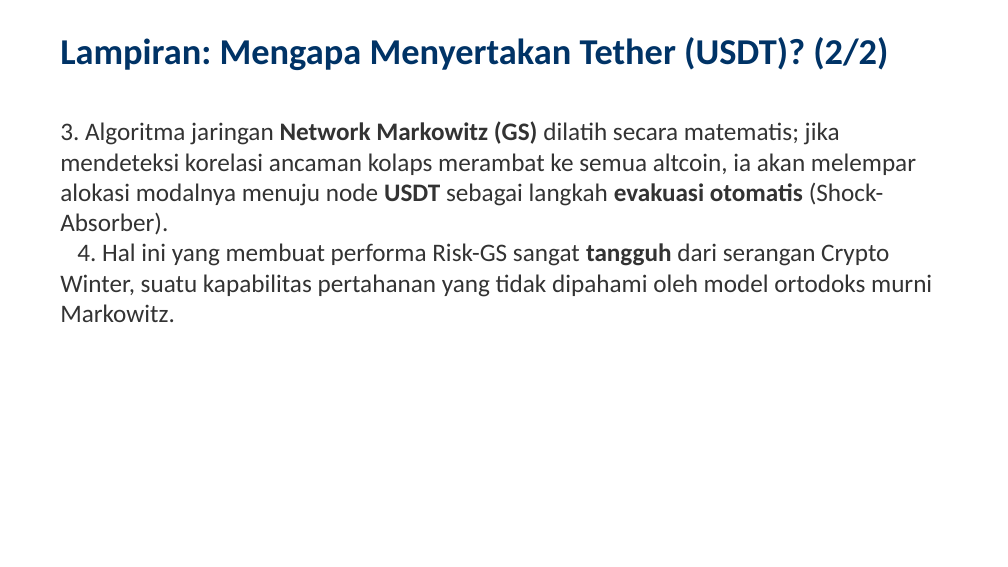
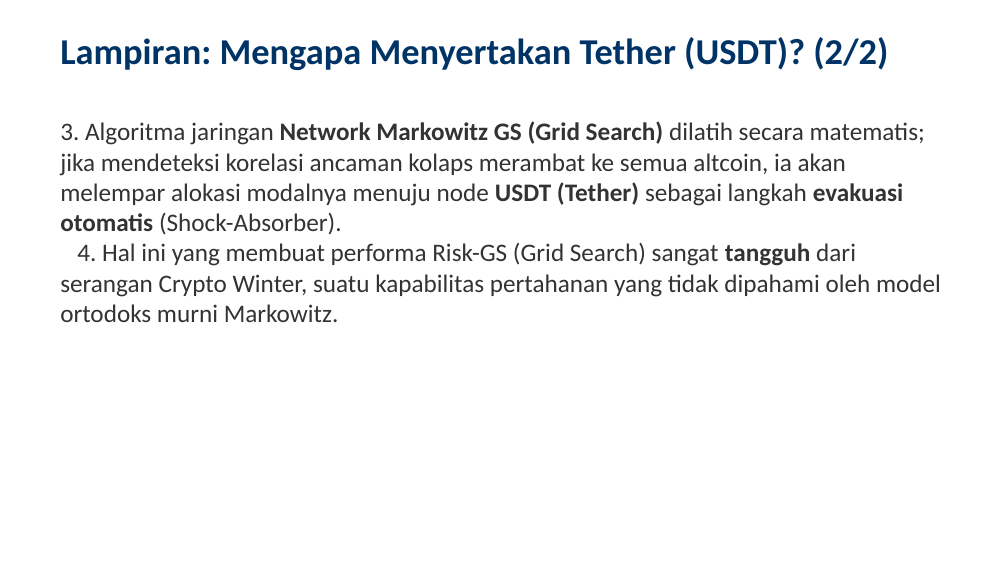
Before and after one commit to ragilrojo/RepoThesis, a slide deck: slide 33 of Presentasi_Proposal_Update.pptx (slide 31 before the commit). Drawn at 1008x567 pixels with LibreOffice and Linux fonts; fonts in the diff are those of the drawing. Boxes give left, top, right and bottom in pixels: in the first picture for what was removed or moved away, otherwise in the second. Text is boxed around its words. In the diff, an @@ line names an element or a change of style, - is before the commit and + after.

Commit message:
feat: add numerical example of pearson correlation and classical markowitz to presentation

```diff
--- a/Presentasi_Proposal_Update.pptx
+++ b/Presentasi_Proposal_Update.pptx
@@ text at (60, 121, 941, 322): text changed @@
-3. Algoritma jaringan Network Markowitz (GS) dilatih secara matematis; jika mendeteksi korelasi ancaman kolaps merambat ke semua altcoin, ia akan melempar alokasi modalnya menuju node USDT sebagai langkah evakuasi otomatis (Shock-Absorber).
-4. Hal ini yang membuat performa Risk-GS sangat tangguh dari serangan Crypto Winter, suatu kapabilitas pertahanan yang tidak dipahami oleh model ortodoks murni Markowitz.
+3. Algoritma jaringan Network Markowitz GS (Grid Search) dilatih secara matematis; jika mendeteksi korelasi ancaman kolaps merambat ke semua altcoin, ia akan melempar alokasi modalnya menuju node USDT (Tether) sebagai langkah evakuasi otomatis (Shock-Absorber).
+4. Hal ini yang membuat performa Risk-GS (Grid Search) sangat tangguh dari serangan Crypto Winter, suatu kapabilitas pertahanan yang tidak dipahami oleh model ortodoks murni Markowitz.
```
Also in this commit, not shown: 16 other slides changed, 2 slides added, 2 other files.
